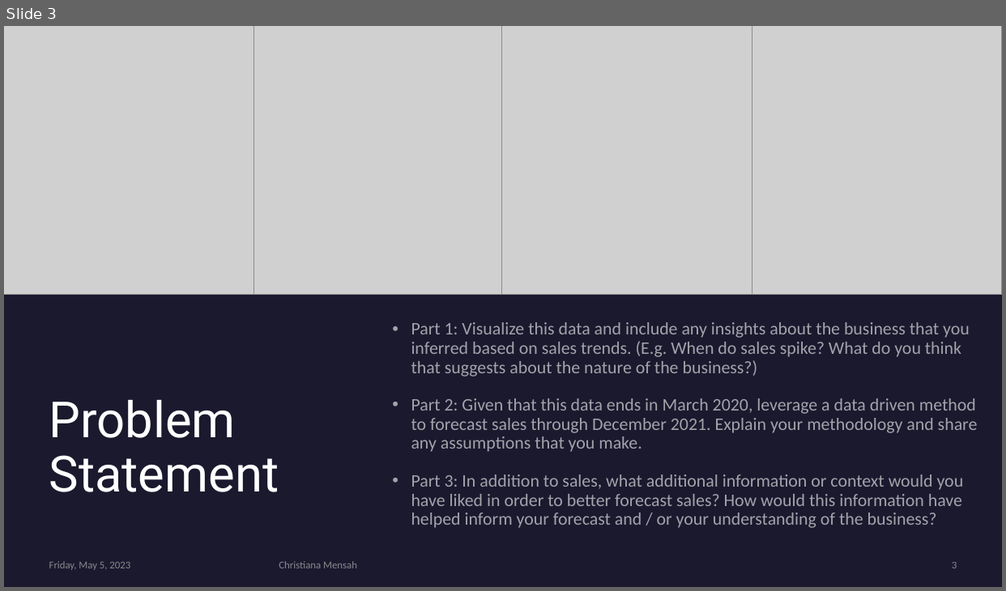
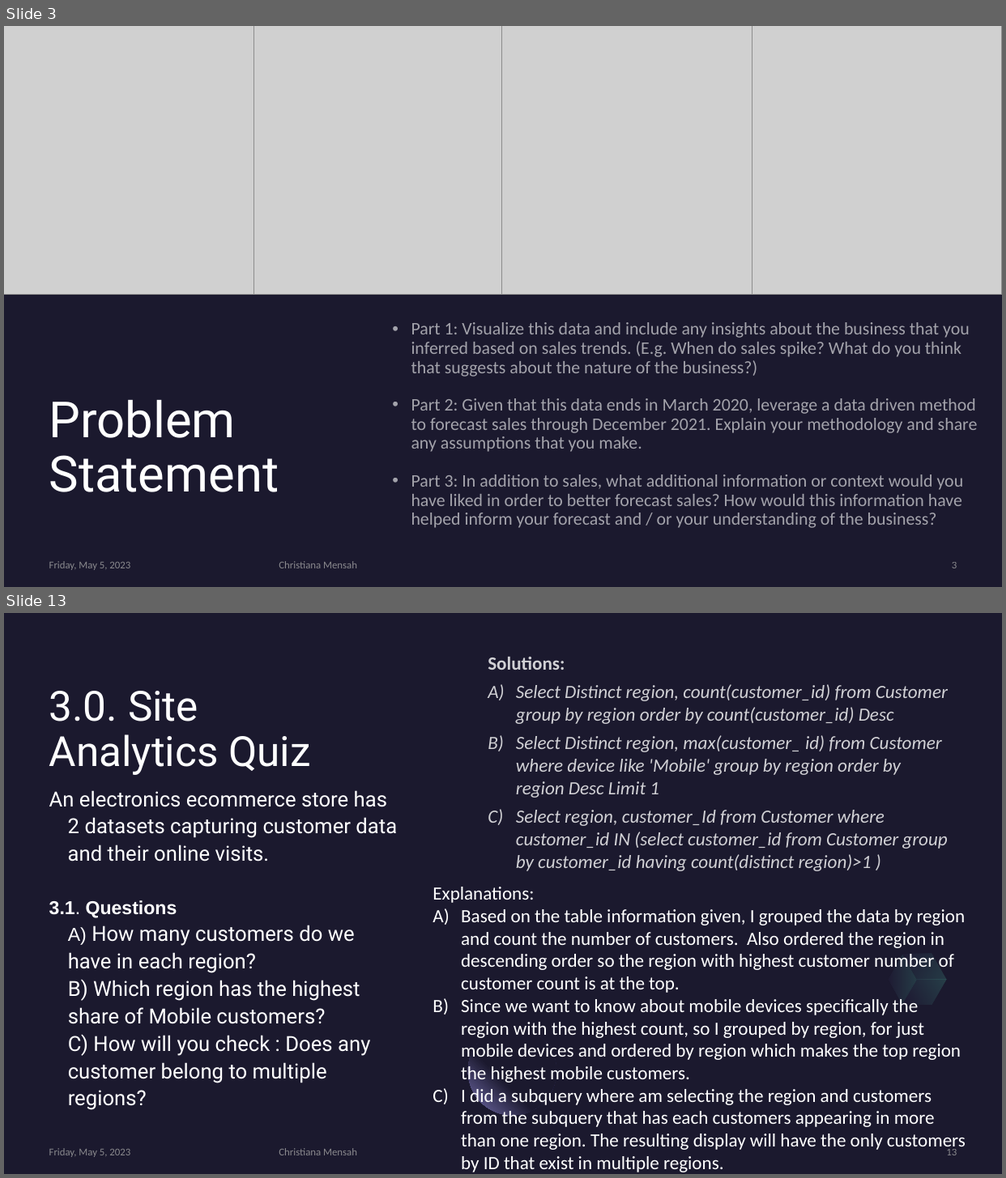
Before and after one commit to cmensah11/ForcastingCase, a slide deck: Forecast Analysis and SQL Queries.pptx. Shown one above the other, each under a label of ours: slide 3 before the commit, slides 3 and 13 after it; the slides between them are not shown. The pictures are 1006x591 and 1006x1178 pixels, drawn with LibreOffice and Linux fonts; fonts in the diff are those of the drawing; grey boxes stand for pictures. Boxes give left, top, right and bottom in pixels: in the first picture for what was removed or moved away, otherwise in the second. Text is boxed around its words. In the diff, an @@ line names an element or a change of style, - is before the commit and + after.

Commit message:
updating marketing quiz spreadsheet and power point analysis

```diff
--- a/Forecast Analysis and SQL Queries.pptx
+++ b/Forecast Analysis and SQL Queries.pptx
@@ slide 13 added at (4, 613, 1002, 1174), background #1B192E @@
@@ text added at (488, 657, 948, 871), 18 pt, text #FFFFFF at 80% opacity, italic @@
+Solutions:
+A) Select Distinct region, count(customer_id) from Customer group by region order by count(customer_id) Desc
+B) Select Distinct region, max(customer_ id) from Customer where device like 'Mobile' group by region order by region Desc Limit 1
+C) Select region, customer_Id from Customer where customer_id IN (select customer_id from Customer group by customer_id having count(distinct region)>1 )
@@ title added at (49, 691, 310, 775), 40 pt, text #FFFFFF @@
+3.0. Site Analytics Quiz
@@ text added at (49, 790, 397, 862), 20 pt, text #FFFFFF @@
+An electronics ecommerce store has 2 datasets capturing customer data and their online visits.
@@ text added at (49, 901, 370, 1110), 20 pt, text #FFFFFF @@
+3.1. Questions
+A) How many customers do we have in each region?
+B) Which region has the highest share of Mobile customers?
+C) How will you check : Does any customer belong to multiple regions?
@@ text added at (432, 887, 965, 1173), 18 pt, text #FFFFFF @@
+Explanations:
+A) Based on the table information given, I grouped the data by region and count the number of customers. Also ordered the region in descending order so the region with highest customer number of customer count is at the top.
+B) Since we want to know about mobile devices specifically the region with the highest count, so I grouped by region, for just mobile devices and ordered by region which makes the top region the highest mobile customers.
+C) I did a subquery where am selecting the region and customers from the subquery that has each customers appearing in more than one region. The resulting display will have the only customers by ID that exist in multiple regions.
@@ freeform shape added at (895, 941, 954, 993), fill gradient #2C284A to #5BEFC1 @@
@@ freeform shape added at (881, 954, 924, 1005), fill gradient #2C284A to #5BEFC1 @@
@@ freeform shape added at (902, 967, 946, 1018), fill gradient #2C284A to #5BEFC1 @@
@@ ellipse added at (468, 1027, 556, 1115), fill gradient #1B192E to #7771B2 @@
@@ text added at (49, 1148, 130, 1157), 10 pt, text #A6A6A6 at 80% opacity @@
+Friday, May 5, 2023
@@ text added at (279, 1148, 357, 1156), 10 pt, text #A6A6A6 at 80% opacity @@
+Christiana Mensah
@@ page number added at (946, 1149, 957, 1156), 10 pt, text #A6A6A6 at 80% opacity @@
+13
```
Also in this commit, not shown: 6 slides changed, 7 other slides added, 5 slides removed, 1 other file.
